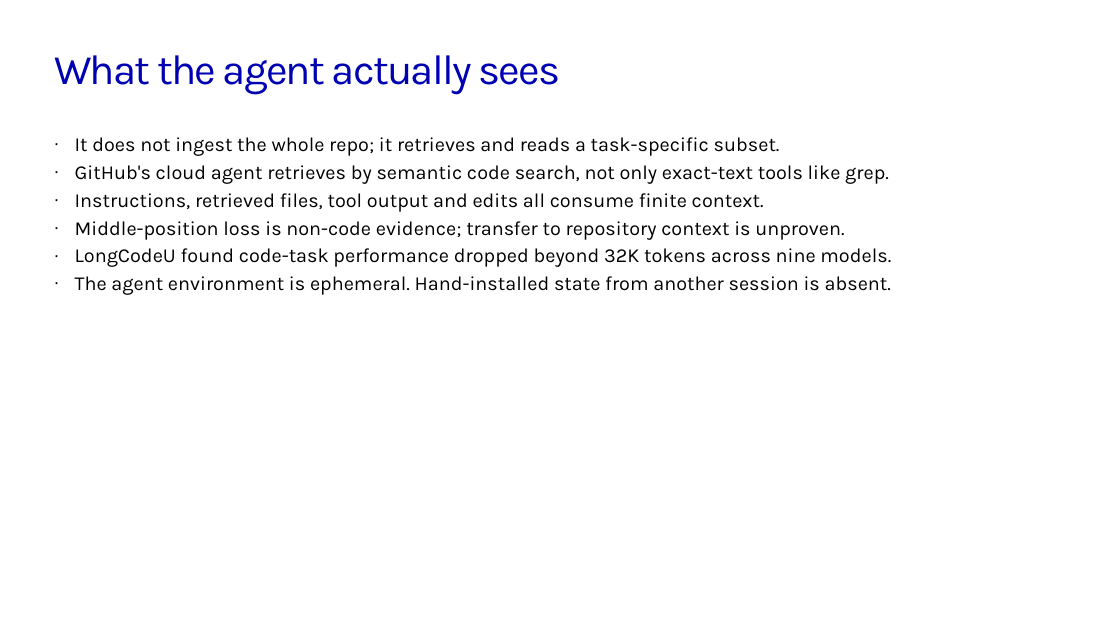
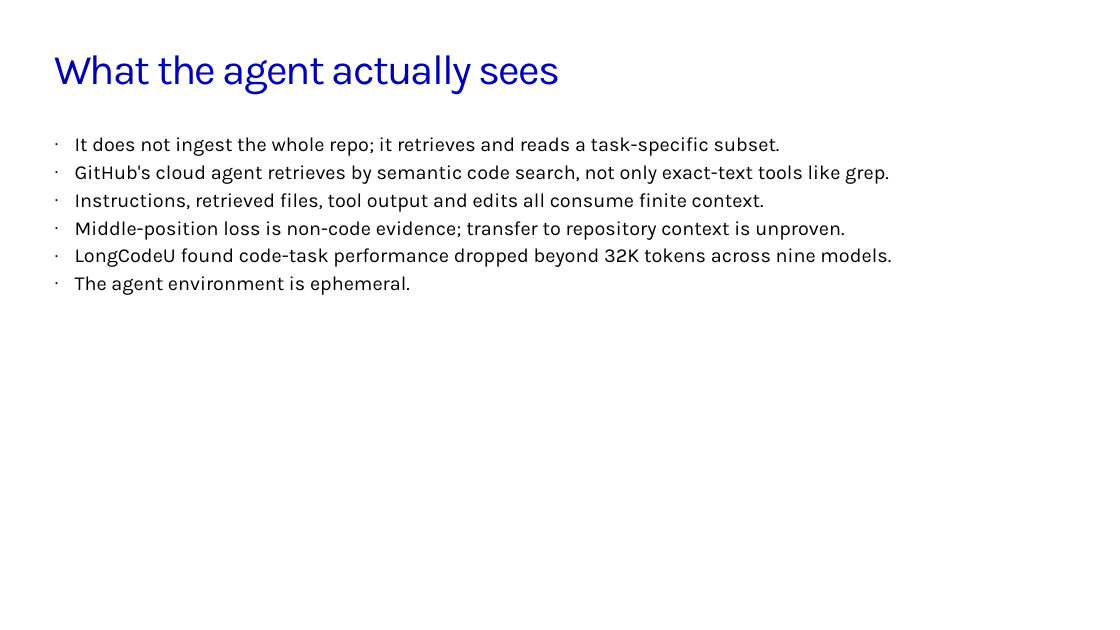
Before and after one commit to sabajamalian/agentic-sdlc-demo-01, a slide deck: slide 4 of decks/agent-ready-repos.pptx (slide 5 before the commit). Drawn at 1120x630 pixels with LibreOffice and Linux fonts; fonts in the diff are those of the drawing; background and template pictures are left out. Boxes give left, top, right and bottom in pixels: in the first picture for what was removed or moved away, otherwise in the second. Text is boxed around its words. In the diff, an @@ line names an element or a change of style, - is before the commit and + after.

```diff
--- a/decks/agent-ready-repos.pptx
+++ b/decks/agent-ready-repos.pptx
@@ text at (75, 276, 410, 295): text changed @@
-· The agent environment is ephemeral. Hand-installed state from another session is absent.
+· The agent environment is ephemeral.
```
Also in this commit, not shown: 8 other slides changed, 2 slides removed.
